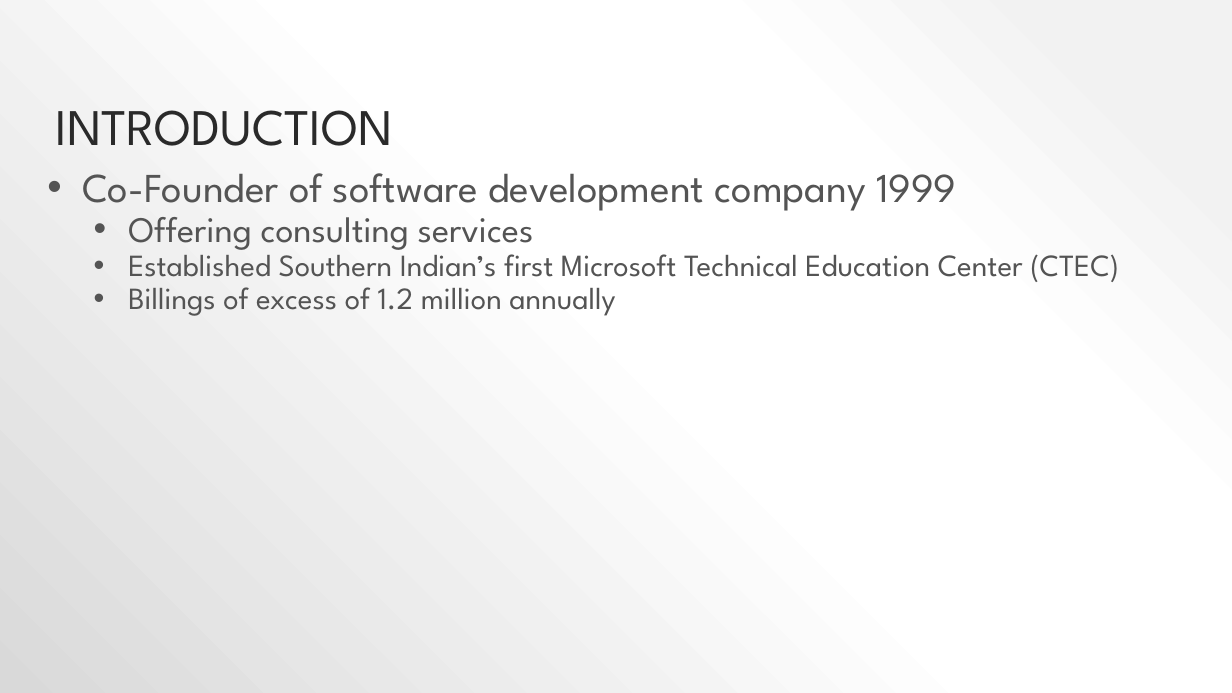
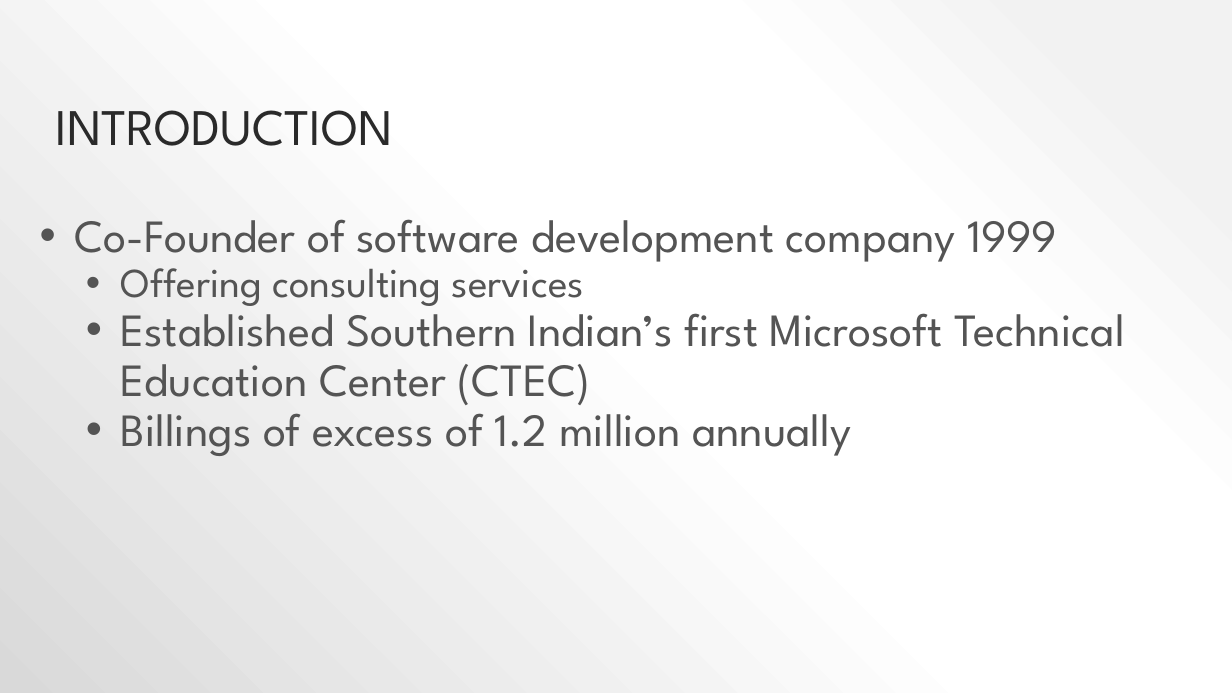
Before and after one commit to pjsteele/techtalksky, a slide deck: slide 5 of presentation/techTalk.pptx. Drawn at 1232x693 pixels with LibreOffice and Linux fonts; fonts in the diff are those of the drawing. Boxes give left, top, right and bottom in pixels: in the first picture for what was removed or moved away, otherwise in the second. Text is boxed around its words. In the diff, an @@ line names an element or a change of style, - is before the commit and + after.

```diff
--- a/presentation/techTalk.pptx
+++ b/presentation/techTalk.pptx
@@ text "Co-Founder of software development company ...": place and size @@
-text "Co-Founder of software development company ..." at [82, 173, 1119, 316]
+text "Co-Founder of software development company ..." at [74, 219, 1125, 456]
@@ text "Co-Founder of software development company ..." at [74, 219, 1125, 456]: size 32 to 36 pt in "Co-Founder of software development company 1999"; size 28 to 32 pt in "Offering consulting services"; size 24 to 36 pt in "Established Southern Indian’s first Microsoft Technical Educ ...", "Billings of excess of 1.2 million annually" @@
```
Also in this commit, not shown: 9 other slides changed, 3 other files.
